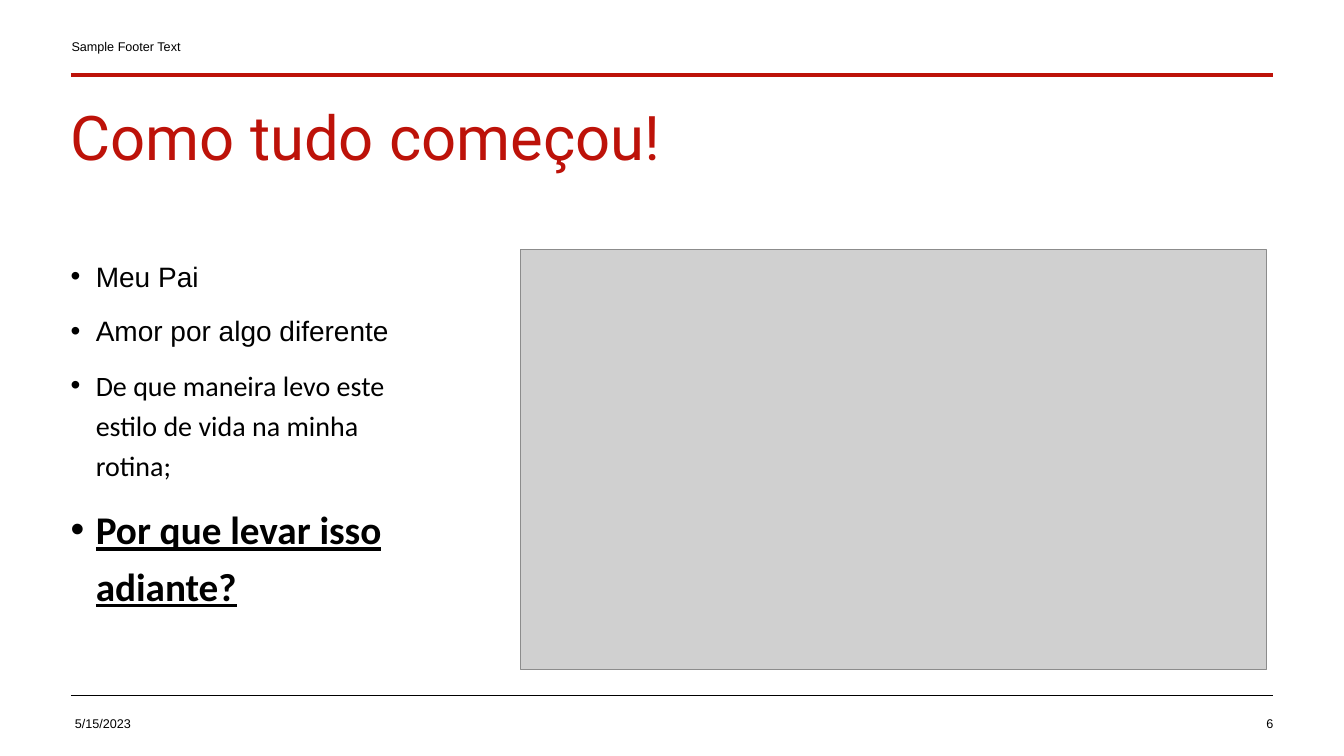
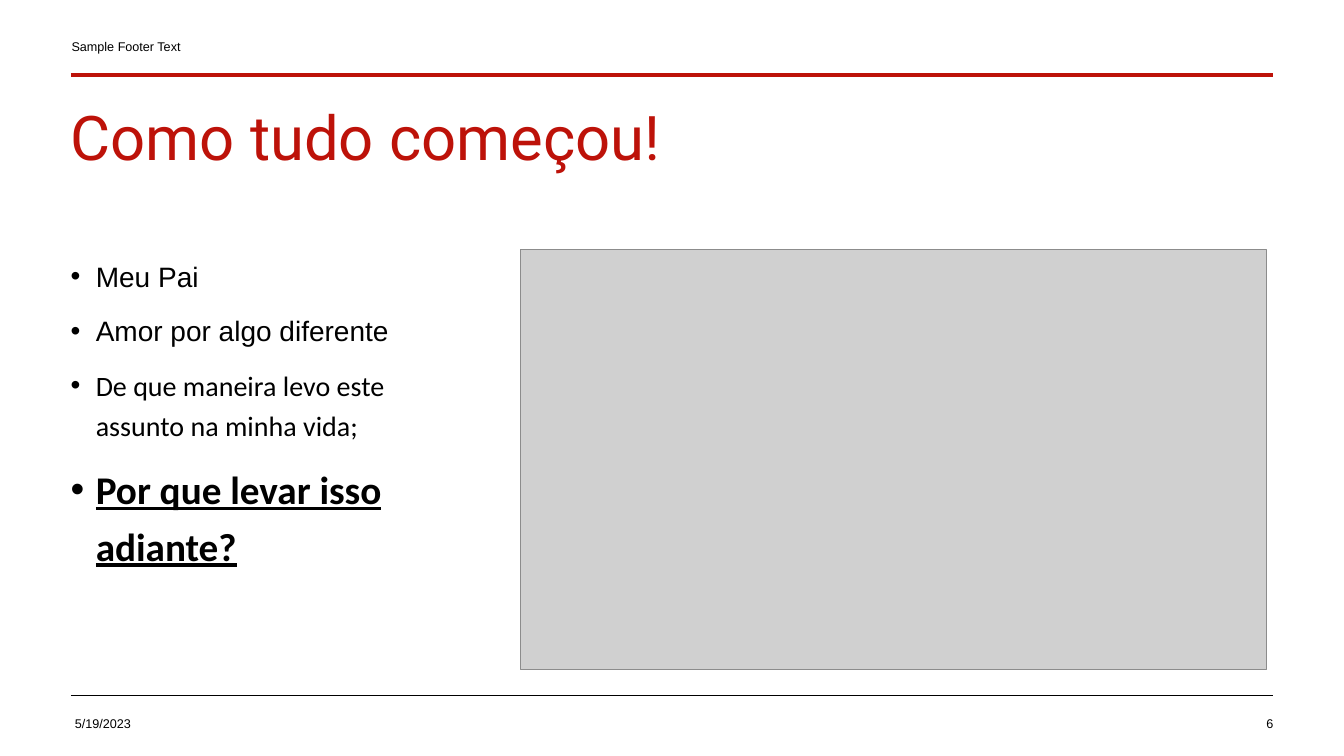
Before and after one commit to miguelsilvag/TRIWORLD-projetoIndividual, a slide deck: slide 6 of TRIWORLD.pptx. Drawn at 1344x756 pixels with LibreOffice and Linux fonts; fonts in the diff are those of the drawing; grey boxes stand for pictures. Boxes give left, top, right and bottom in pixels: in the first picture for what was removed or moved away, otherwise in the second. Text is boxed around its words. In the diff, an @@ line names an element or a change of style, - is before the commit and + after.

```diff
--- a/TRIWORLD.pptx
+++ b/TRIWORLD.pptx
@@ text at box(96, 376, 385, 440): text changed @@
-• De que maneira levo este estilo de vida na minha rotina;
+• De que maneira levo este assunto na minha vida;
@@ text at box(75, 719, 131, 728): text changed @@
-5/15/2023
+5/19/2023
```
Also in this commit, not shown: 12 other slides changed, 14 other files.
